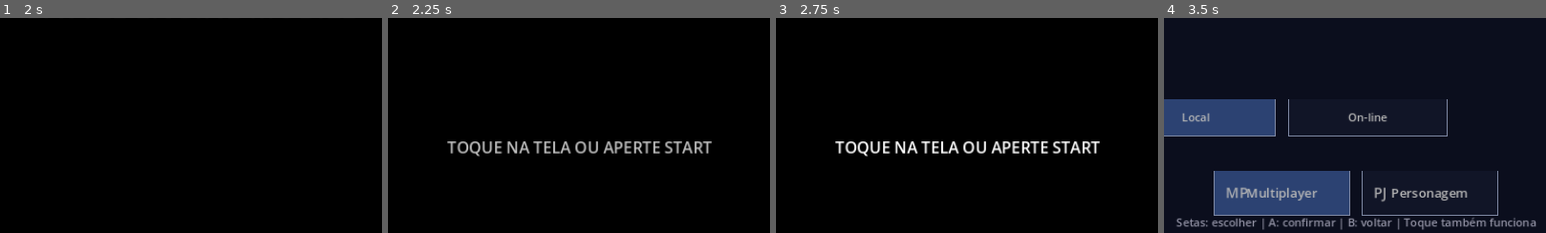
Above: before the commit, frames 1-4 (left to right).
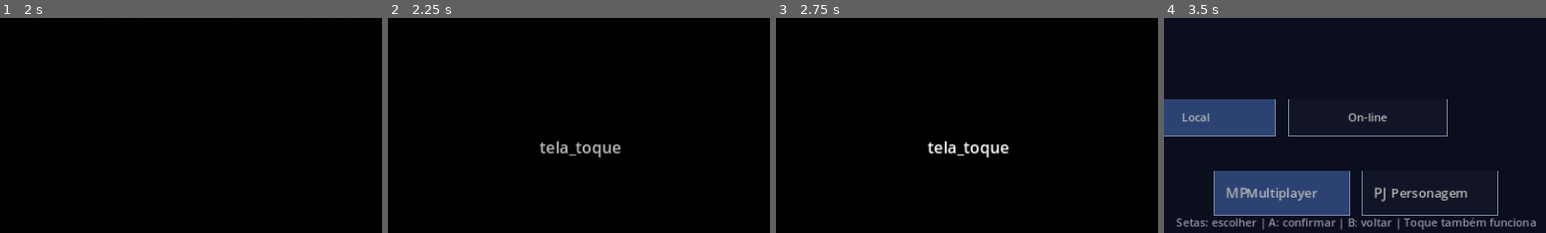
Above: after the commit, the same moments.

Repository: souza60029-wq/project-ember
Game: Godot game, scene res://engine/inicio/Abertura.tscn
Same seed, same stepped clock (60 frames per second), same inputs: the game is played once before the commit and once after it.
Inputs (mouse positions are % of the whole screen's width and height, from its top left):
- Up to frame 1 (2 s): move the mouse to (72, 45) at 0.52 s; click (72, 45) at 0.67 s; drag from (30, 55) to (45, 70) at 1.27 s
- Up to frame 2 (2.25 s): tap Enter at 2 s; move the mouse to (60, 28) at 2.02 s; click (60, 28) at 2.17 s
- Up to frame 3 (2.75 s): no input
- Up to frame 4 (3.5 s): tap Space at 2.75 s; drag from (45, 70) to (20, 35) at 2.77 s
The pictures show only the part of the screen within x 25-75%, y 50-100%; the shares and areas given below are measured in that part.

Frame 1 is identical in both runs. In frame 2, 2.4% of the frame differs, in the area x 15-85%, y 57-65%; in frame 3, 2.6%; in frame 4, nothing differs.

Commit message:
Update Titulo.gd

Diff:
--- a/engine/inicio/Titulo.gd
+++ b/engine/inicio/Titulo.gd
@@ -1,6 +1,7 @@
 extends Control
 
 # Tela de título: espera START (ou A) no controle, ou um toque na tela.
+# Texto: "TOQUE NA TELA" com toque; "APERTE START" quando o modo ativo é controle.
 # Logo em ui/logo.png; fundo em ui/fundo_titulo.png (opcional); música em musica/titulo.
 # Autoloads são acessados por get_node (não pelo nome), para o script compilar sem eles.
 
@@ -9,6 +10,7 @@
 const VIEW_W := 960.0
 const VIEW_H := 540.0
 const PISCAR_VELOCIDADE := 3.0
+const Y_TEXTO := 440.0
 
 var _fundo: Texture2D = null
 var _logo: Texture2D = null
@@ -18,6 +20,14 @@
 
 func _audio() -> Variant:
 	return get_node("/root/Audio")
+
+
+func _config() -> Variant:
+	return get_node("/root/Config")
+
+
+func _textos() -> Variant:
+	return get_node("/root/Textos")
 
 
 func _navegacao() -> Variant:
@@ -39,6 +49,11 @@
 	queue_redraw()
 
 
+func _texto_entrada() -> String:
+	var controle: bool = str(_config().modo_efetivo()) == "controle"
+	return str(_textos().t("tela_start" if controle else "tela_toque"))
+
+
 func _draw() -> void:
 	if _fundo != null:
 		draw_texture_rect(_fundo, Rect2(0.0, 0.0, VIEW_W, VIEW_H), false)
@@ -50,7 +65,7 @@
 		var w := tam * escala
 		draw_texture_rect(_logo, Rect2((VIEW_W - w.x) * 0.5, 60.0, w.x, w.y), false)
 	var brilho := 0.5 + 0.5 * sin(_tempo * PISCAR_VELOCIDADE)
-	draw_string(ThemeDB.fallback_font, Vector2(0.0, 440.0), "TOQUE NA TELA OU APERTE START", HORIZONTAL_ALIGNMENT_CENTER, VIEW_W, 20, Color(1.0, 1.0, 1.0, 0.4 + 0.6 * brilho))
+	draw_string(ThemeDB.fallback_font, Vector2(0.0, Y_TEXTO), _texto_entrada(), HORIZONTAL_ALIGNMENT_CENTER, VIEW_W, 20, Color(1.0, 1.0, 1.0, 0.4 + 0.6 * brilho))
 
 
 func _unhandled_input(ev: InputEvent) -> void:
